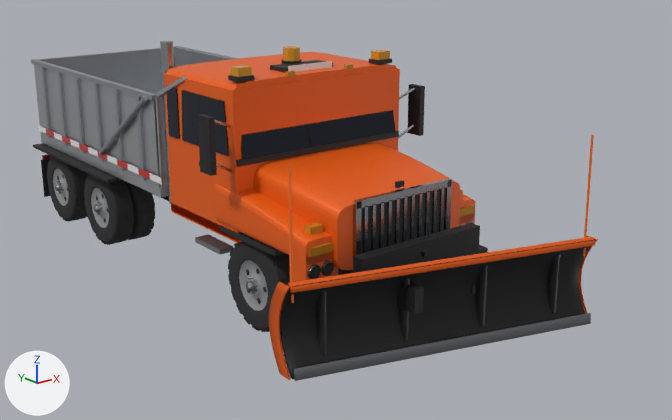
The glTF model models/snowplow.glb: old version first, new version second.
Camera for both pictures: a 50 mm lens placed at (-6.49, -10.5, 4.45), pointed at (0.91, -1.25, 0.74). The axes (+X, +Y, +Z) are drawn at lower left. The lights are the same throughout. The older version comes first. Where no turn or scale is listed for an object, it has been applied to the vertices. Vertices at exactly the same position are counted once.

Objects in the first picture: 'Body', 'Glass', 'Lamps', 'Plow', 'Trim', 'Wheel_FR', 'Wheel_RR', 'Wheel_RR2'.
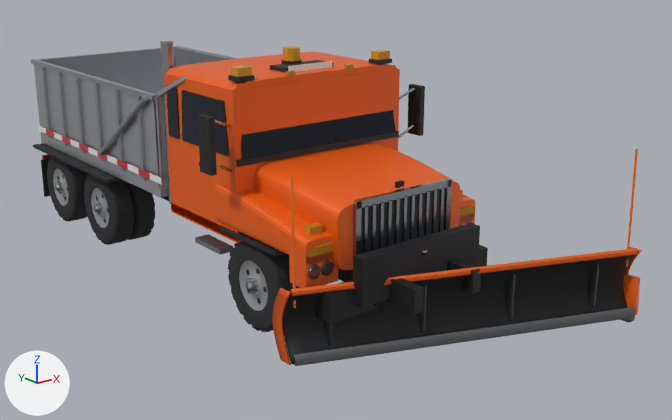
Pixel boxes [x1, y1, x2, y2] of what changed, in the pictures (672 x 420 px; the box of a moved part takes in the faces that stretch with it):
'Plow', reshaped (12% wider, 12% shorter)
    before: [269, 134, 598, 381]
    after: [272, 149, 642, 366]
part 1 of me_plow, moved or reshaped
    before: [280, 239, 595, 379]
    after: [283, 251, 639, 365]
part 2 of me_plow, moved or reshaped (mostly hidden afterwards)
    before: [316, 291, 327, 358]
    after: [324, 321, 332, 346]
part 3 of me_plow, moved or reshaped
    before: [399, 277, 410, 342]
    after: [418, 285, 427, 333]
part 4 of me_plow, moved or reshaped
    before: [476, 265, 488, 328]
    after: [506, 274, 516, 321]
part 5 of me_plow, moved or reshaped
    before: [548, 253, 560, 315]
    after: [589, 263, 599, 309]
part 6 of me_plow, moved or reshaped
    before: [293, 313, 591, 381]
    after: [294, 307, 634, 366]
part 7 of me_plow, added
    after: [621, 316, 635, 323]
part 8 of me_plow, moved or reshaped
    before: [288, 166, 294, 303]
    after: [290, 178, 296, 308]
part 9 of me_plow, moved or reshaped
    before: [583, 134, 594, 256]
    after: [626, 149, 638, 267]
part 10 of me_plow, added (orange)
    after: [272, 288, 291, 365]
part 11 of me_plow, added (mostly hidden)
    after: [625, 247, 642, 275]
part 12 of me_plow, deleted
    before: [578, 236, 598, 313]
part 13 of me_plow, deleted (orange)
    before: [269, 282, 291, 380]
part 14 of me_plow, deleted (orange)
    before: [288, 237, 595, 293]
part 15 of me_plow, added
    after: [290, 248, 640, 316]

The edits, one by one:
me_plow is used by ob_plow; location (0.0, 0.0, 0.0).
me_plow had 710 vertices, 1432 faces and spanned x -1.72..1.72, y -4.83..-3.48, z 0.14..2.27.
me_plow now has 726 vertices, 1456 faces and spans x -1.49..2.37, y -4.98..-3.2, z 0.03..2.05.
me_plow part 1: the loose piece of 550 vertices spanning x -1.68..1.68, y -4.79..-3.61, z 0.14..1.12 is multiplied about its middle by the matrix ((1.11, 0.0, 0.0), (-0.187, 0.832, -0.01), (0.0, 0.0, 0.816)), then moved by (0.42, 0.06, -0.13).
me_plow part 2: the loose piece of 8 vertices spanning x -1.34..-1.29, y -3.85..-3.73, z 0.19..1.07 is scaled about its middle by (1, 1.01, 0.816), then moved by (0.28, 0.25, -0.13).
me_plow part 3: the loose piece of 8 vertices spanning x -0.46..-0.41, y -4.1..-3.98, z 0.19..1.07 is scaled about its middle by (1, 1.01, 0.816), then moved by (0.37, 0.13, -0.13).
me_plow part 4: the loose piece of 8 vertices spanning x 0.41..0.46, y -4.35..-4.23, z 0.19..1.07 is scaled about its middle by (1, 1.01, 0.816), then moved by (0.47, 0.01, -0.13).
me_plow part 5: the loose piece of 8 vertices spanning x 1.29..1.34, y -4.6..-4.48, z 0.19..1.07 is scaled about its middle by (1, 1.01, 0.816), then moved by (0.56, -0.11, -0.13).
me_plow part 6: the loose piece of 8 vertices spanning x -1.69..1.69, y -4.83..-3.82, z 0.14..0.26 is scaled about its middle by (1.11, 1.49, 1), then moved by (0.42, 0.08, -0.04).
me_plow part 7: a new loose piece, a box spanning x 2.247..2.367, y -4.937..-4.577, z 0.03..0.09, in mat_edge (grey #898b90).
me_plow part 8: the loose piece of 12 vertices spanning x -1.64..-1.62, y -3.78..-3.73, z 0.92..2.27 is moved by (0.24, 0.3, -0.22).
me_plow part 9: the loose piece of 12 vertices spanning x 1.62..1.64, y -4.71..-4.66, z 0.92..2.27 is moved by (0.6, -0.16, -0.22).
me_plow part 10: a new loose piece of 44 vertices spanning x -1.49..-1.47, y -3.51..-3.2, z 0.1..0.9, in mat_plowpaint (orange #ef610d).
me_plow part 11: a new loose piece of 44 vertices spanning x 2.31..2.33, y -4.96..-4.65, z 0.1..0.9, in mat_plowpaint (orange #ef610d).
me_plow part 12: the loose piece of 44 vertices spanning x 1.7..1.72, y -4.8..-4.46, z 0.14..1.12 is deleted.
me_plow part 13: the loose piece of 44 vertices spanning x -1.72..-1.7, y -3.82..-3.48, z 0.14..1.12 is deleted.
me_plow part 14: the loose piece of 8 vertices spanning x -1.69..1.69, y -4.8..-3.74, z 1.04..1.15 is deleted.
me_plow part 15: 16 vertices added at x -1.46..2.36, y -4.98..-3.45, z 0.12..0.93.
